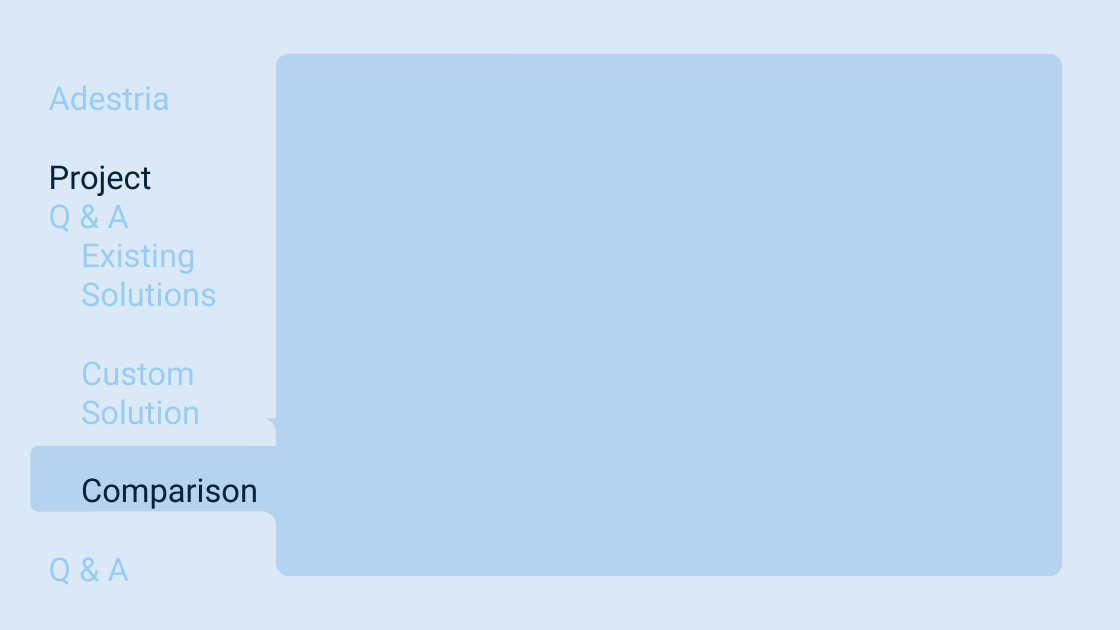
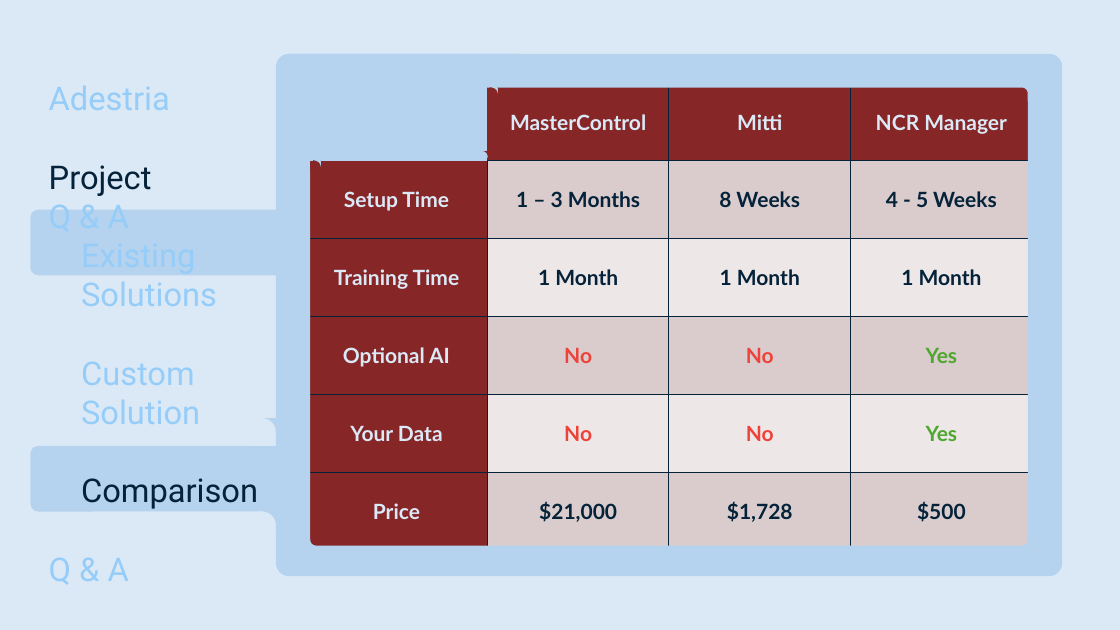
Before and after one commit to smutrux/prog1180, a slide deck: slide 14 of Deliverables/Presentation1.pptx (slide 13 before the commit). Drawn at 1120x630 pixels with LibreOffice and Linux fonts; fonts in the diff are those of the drawing. Boxes give left, top, right and bottom in pixels: in the first picture for what was removed or moved away, otherwise in the second. Text is boxed around its words. In the diff, an @@ line names an element or a change of style, - is before the commit and + after.

```diff
--- a/Deliverables/Presentation1.pptx
+++ b/Deliverables/Presentation1.pptx
@@ table added at [306, 83, 1032, 550], 6 rows, 4 columns @@
+ | MasterControl | Mitti | NCR Manager
+Setup Time | 1 – 3 Months | 8 Weeks | 4 - 5 Weeks
+Training Time | 1 Month | 1 Month | 1 Month
+Optional AI | No | No | Yes
+Your Data | No | No | Yes
+Price | $21,000 | $1,728 | $500
@@ rounded rectangle added at [306, 83, 1033, 550], outline #B5D2EF 7.75 pt @@
@@ rectangle added at [487, 88, 497, 98], fill gradient #862626 to #B5D2EF @@
@@ ellipse added at [487, 88, 497, 98], fill #862626 @@
@@ rectangle added at [311, 161, 321, 171], fill gradient #862626 to #B5D2EF @@
@@ ellipse added at [311, 161, 321, 171], fill #862626 @@
@@ rectangle added at [477, 151, 487, 161], fill gradient #B5D2EF to #862626 @@
@@ ellipse added at [477, 151, 487, 161], fill #B5D2EF @@
@@ rounded rectangle added at [30, 210, 296, 276], fill #B5D2EF @@
```
Also in this commit, not shown: 11 other slides changed, 1 slide added.
